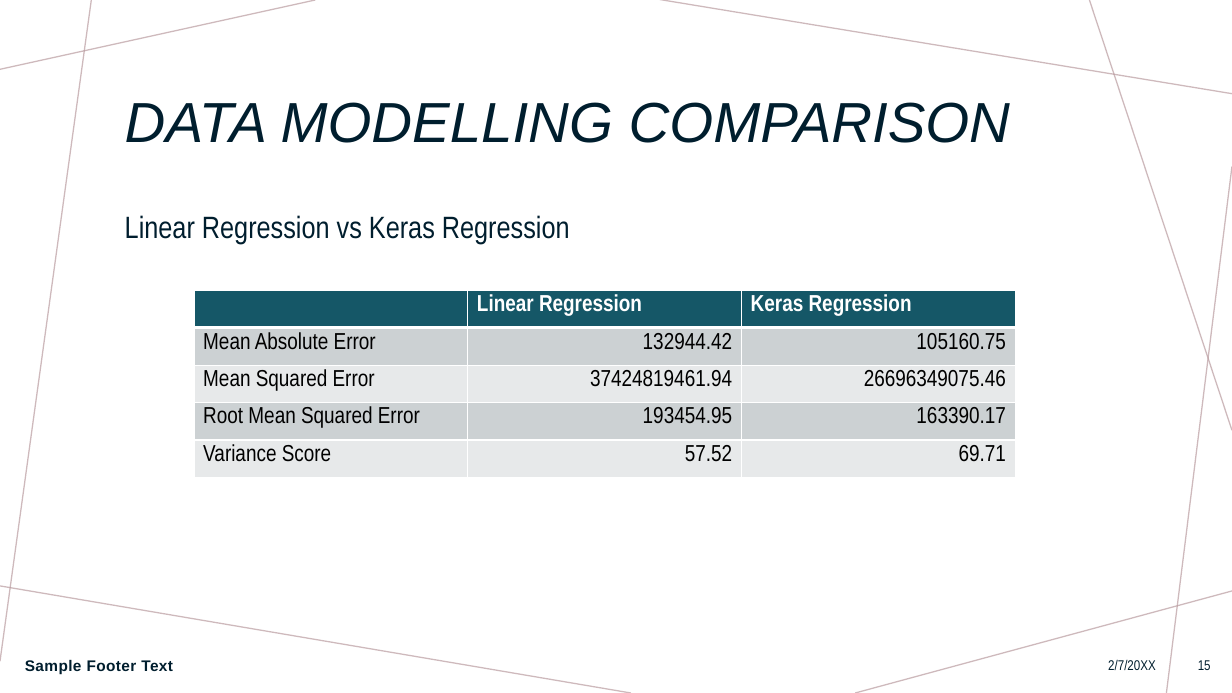
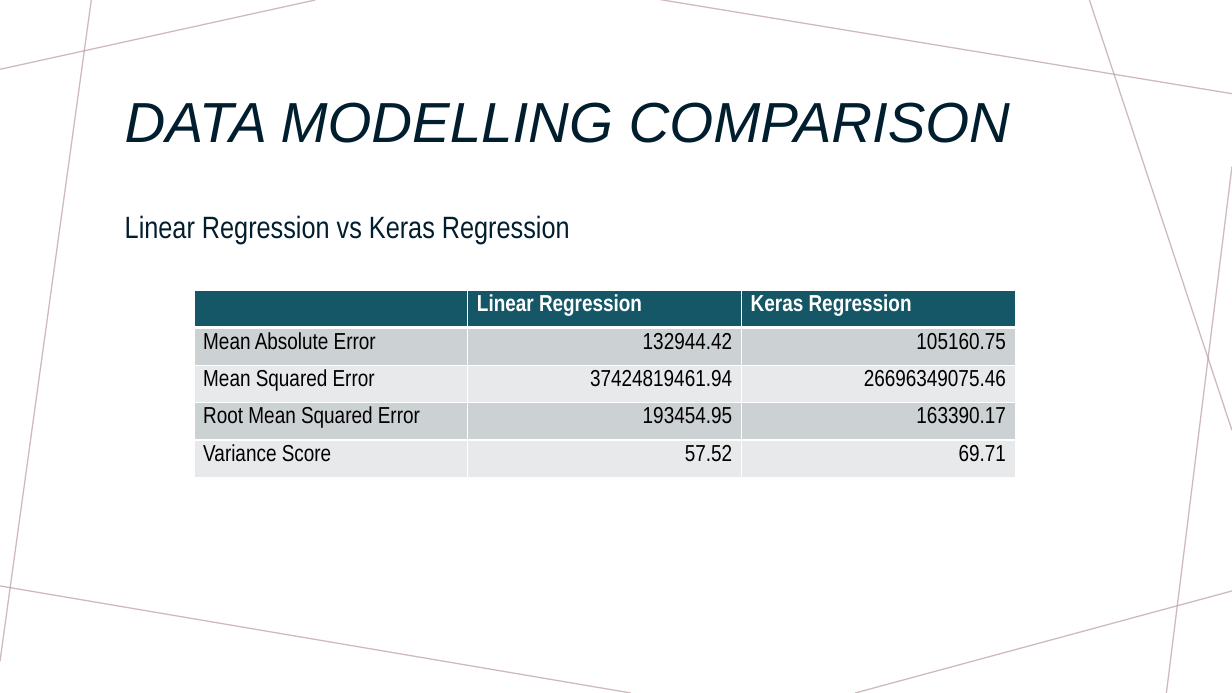
Before and after one commit to Anguyensfg/project-4, a slide deck: slide 15 of Project 4.pptx. Drawn at 1232x693 pixels with LibreOffice and Linux fonts; fonts in the diff are those of the drawing. Boxes give left, top, right and bottom in pixels: in the first picture for what was removed or moved away, otherwise in the second. Text is boxed around its words. In the diff, an @@ line names an element or a change of style, - is before the commit and + after.

Commit message:
Updated

```diff
--- a/Project 4.pptx
+++ b/Project 4.pptx
@@ text removed at <box>25,660,173,674</box> @@
-Sample Footer Text
@@ text removed at <box>1108,660,1156,670</box> @@
-2/7/20XX
@@ page number removed at <box>1198,660,1211,670</box> @@
-15
```
Also in this commit, not shown: 5 other slides changed.
